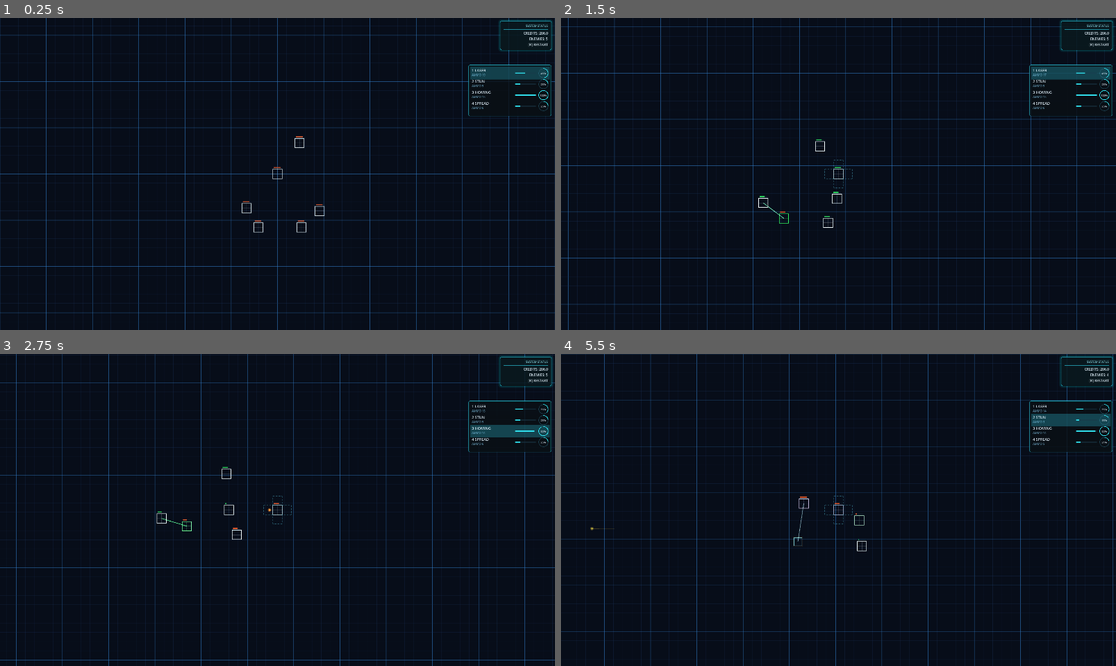
Above: before the commit, frames 1-4 (two rows, left to right).
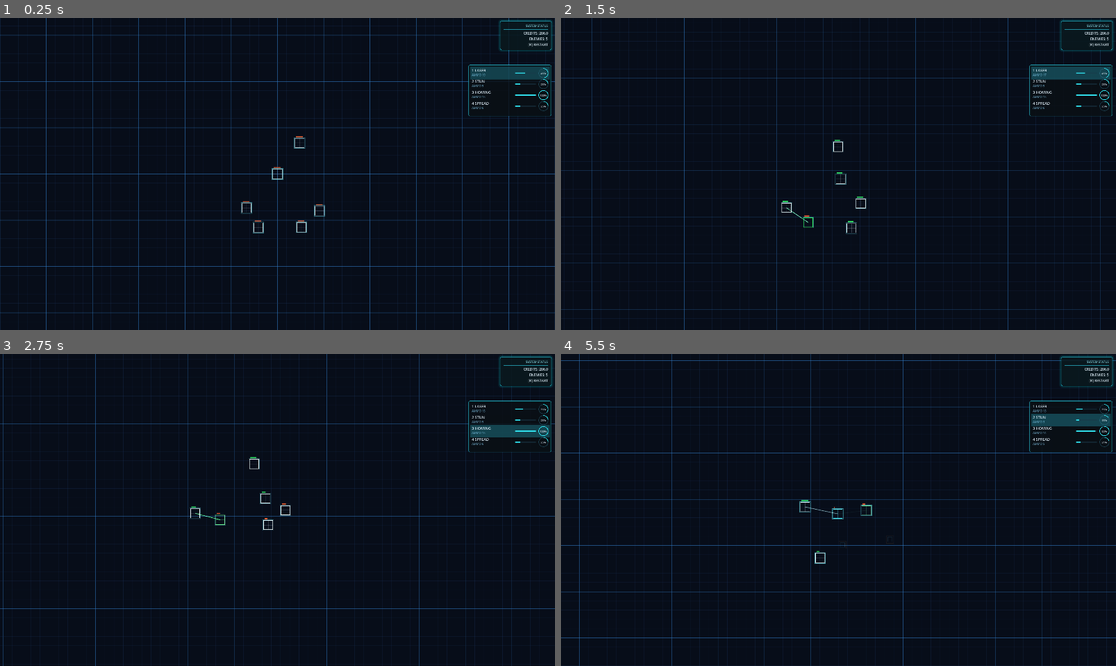
Above: after the commit, the same moments.

Repository: sudheej/neon.io
Game: Godot game, scene res://scenes/Main.tscn
Same seed, same stepped clock (60 frames per second), same inputs: the game is played once before the commit and once after it.
Inputs (mouse positions are in pixels of both pictures, inside the frame that each line leads up to):
- Up to frame 1 (0.25 s): no input
- Up to frame 2 (1.5 s): move the mouse to (960, 158) at 0.52 s; hold D (move_right) 0.53-1.28 s; hold E (expand_mode) 0.53-1.28 s; click (960, 158) at 0.8 s; move the mouse to (727, 189) at 1.27 s; hold S (move_down) from 1.28 s (still down); click (727, 189) at 1.35 s
- Up to frame 3 (2.75 s): tap [ (select_prev_slot) at 1.55 s; move the mouse to (333, 441) at 2.02 s; release S (move_down) at 2.03 s; hold D (move_right) from 2.03 s (still down); hold [ (select_prev_slot) from 2.03 s (still down); tap 3 (weapon_homing) at 2.3 s
- Up to frame 4 (5.5 s): move the mouse to (810, 572) at 2.77 s; release D (move_right) at 2.78 s; release [ (select_prev_slot) at 2.78 s; hold W (move_up) 2.78-3.53 s; tap 3 (weapon_homing) at 2.85 s; tap 1 (weapon_laser) at 3.05 s; move the mouse to (1005, 556) at 3.52 s; hold 1 (weapon_laser) 3.53-4.28 s; hold A (move_left) 3.53-5.03 s; tap 4 (weapon_spread) at 3.8, 4.35 s; move the mouse to (672, 463) at 4.27 s; tap 2 (weapon_stun) at 4.55 s; move the mouse to (866, 510) at 5.02 s; hold S (move_down) from 5.03 s (still down); hold 2 (weapon_stun) from 5.03 s (still down); tap Shift at 5.3 s

The runs differ from the first frame. In frame 1, 0.1% of the frame differs, in the area x 43-59%, y 38-70%; in frame 2, 5.9%, in the area x 0-100%, y 0-100%; in frame 3, 4.4%; in frame 4, 5.8%.

Commit message:
Expansion v1

Diff:
--- a/src/domain/commands/Command.gd
+++ b/src/domain/commands/Command.gd
@@ -5,6 +5,8 @@
 	MOVE,
 	TOGGLE_EXPAND,
 	PLACE_CELL,
+	SET_EXPAND_HOLD,
+	EXPAND_DIRECTION,
 	SELECT_WEAPON,
 	SELECT_NEXT_SLOT,
 	SELECT_PREV_SLOT,
@@ -34,6 +36,20 @@
 	cmd.type = Type.PLACE_CELL
 	cmd.actor_id = actor
 	cmd.payload = {"grid_pos": grid_pos}
+	return cmd
+
+static func set_expand_hold(actor: String, enabled: bool) -> GameCommand:
+	var cmd = (load("res://src/domain/commands/Command.gd") as Script).new()
+	cmd.type = Type.SET_EXPAND_HOLD
+	cmd.actor_id = actor
+	cmd.payload = {"enabled": enabled}
+	return cmd
+
+static func expand_direction(actor: String, dir: Vector2i) -> GameCommand:
+	var cmd = (load("res://src/domain/commands/Command.gd") as Script).new()
+	cmd.type = Type.EXPAND_DIRECTION
+	cmd.actor_id = actor
+	cmd.payload = {"dir": dir}
 	return cmd
 
 static func select_weapon(actor: String, weapon_type: int) -> GameCommand:
--- a/src/domain/world/GameWorld.gd
+++ b/src/domain/world/GameWorld.gd
@@ -73,6 +73,14 @@
 				var grid_pos = command.payload.get("grid_pos", null)
 				if grid_pos != null:
 					actor.try_place_cell(grid_pos)
+		GameCommand.Type.SET_EXPAND_HOLD:
+			if actor != null and actor.has_method("set_expand_hold"):
+				var enabled = bool(command.payload.get("enabled", false))
+				actor.set_expand_hold(enabled)
+		GameCommand.Type.EXPAND_DIRECTION:
+			if actor != null and actor.has_method("try_expand_direction"):
+				var dir = command.payload.get("dir", Vector2i.ZERO)
+				actor.try_expand_direction(dir)
 		GameCommand.Type.SELECT_WEAPON:
 			if actor != null and actor.has_method("select_weapon_and_buy"):
 				var weapon_type = int(command.payload.get("weapon_type", 0))
--- a/src/input/HumanInputSource.gd
+++ b/src/input/HumanInputSource.gd
@@ -7,6 +7,7 @@
 @export var actor_path: NodePath
 
 var _actor: Node = null
+var _expand_hold: bool = false
 
 func _ready() -> void:
 	super._ready()
@@ -19,13 +20,16 @@
 		_resolve_actor()
 
 func _physics_process(_delta: float) -> void:
+	_update_expand_hold()
+	if _expand_hold:
+		_emit_expand_direction()
 	var move = _get_move_vector()
+	if _expand_hold:
+		move = Vector2.ZERO
 	if move.length() > 0.0 or _actor != null:
 		emit_command(GameCommand.move(actor_id, move))
 
 func _unhandled_input(event: InputEvent) -> void:
-	if event.is_action_pressed("expand_mode"):
-		emit_command(GameCommand.toggle_expand(actor_id))
 	if event.is_action_pressed("select_next_slot"):
 		emit_command(GameCommand.select_next_slot(actor_id))
 	if event.is_action_pressed("select_prev_slot"):
@@ -42,12 +46,6 @@
 		emit_command(GameCommand.select_weapon(actor_id, WeaponSlot.WeaponType.SPREAD))
 	if event.is_action_pressed("restart_game"):
 		emit_command(GameCommand.restart(actor_id))
-
-	if event.is_action_pressed("expand_place"):
-		if _actor != null and _actor.get("expand_mode"):
-			var grid_pos = _get_mouse_grid_pos()
-			if grid_pos != null:
-				emit_command(GameCommand.place_cell(actor_id, grid_pos))
 
 func _get_move_vector() -> Vector2:
 	var x = Input.get_action_strength("move_right") - Input.get_action_strength("move_left")
@@ -69,3 +67,20 @@
 		return null
 	var local = _actor.to_local(_actor.get_global_mouse_position())
 	return _actor.local_to_grid(local)
+
+func _update_expand_hold() -> void:
+	var holding = Input.is_key_pressed(KEY_SHIFT)
+	if holding == _expand_hold:
+		return
+	_expand_hold = holding
+	emit_command(GameCommand.set_expand_hold(actor_id, _expand_hold))
+
+func _emit_expand_direction() -> void:
+	if Input.is_action_just_pressed("move_up"):
+		emit_command(GameCommand.expand_direction(actor_id, Vector2i.UP))
+	if Input.is_action_just_pressed("move_down"):
+		emit_command(GameCommand.expand_direction(actor_id, Vector2i.DOWN))
+	if Input.is_action_just_pressed("move_left"):
+		emit_command(GameCommand.expand_direction(actor_id, Vector2i.LEFT))
+	if Input.is_action_just_pressed("move_right"):
+		emit_command(GameCommand.expand_direction(actor_id, Vector2i.RIGHT))
--- a/src/presentation/player/Player.gd
+++ b/src/presentation/player/Player.gd
@@ -7,8 +7,10 @@
 
 const MOVE_SPEED: float = 180.0
 const ACCEL: float = 12.0
-const EXPAND_COST: float = 6.0
+const EXPAND_COST: float = 50.0
 const HUMAN_DAMAGE_MULTIPLIER: float = 0.6
+const ARMOR_REDUCTION_PER_CELL: float = 0.04
+const ARMOR_REDUCTION_MAX: float = 0.4
 const SPAWN_DURATION: float = 0.35
 const DEATH_DURATION: float = 0.45
 const COLLISION_PUSH_SCALE: float = 0.5
@@ -16,8 +18,10 @@
 var velocity: Vector2 = Vector2.ZERO
 var xp: float = 300.0
 var expand_mode: bool = false
+var expand_hold: bool = false
 var show_range: bool = false
 var range_phase: float = 0.0
+var active_pulse_phase: float = 0.0
 var is_ai: bool = false
 var input_enabled: bool = true
 var actor_id: String = ""
@@ -76,6 +80,7 @@
 		_spawn_pulse()
 		pulse_timer = randf_range(0.15, 0.35)
 	range_phase = fmod(range_phase + delta * 0.6, TAU)
+	active_pulse_phase = fmod(active_pulse_phase + delta * 3.8, TAU)
 	if stun_time > 0.0:
 		stun_time = maxf(stun_time - delta, 0.0)
 	if damage_flash > 0.0:
@@ -200,6 +205,30 @@
 	expand_command = expand_mode
 	queue_redraw()
 
+func set_expand_hold(enabled: bool) -> void:
+	expand_hold = enabled
+	queue_redraw()
+
+func try_expand_direction(dir: Vector2i) -> void:
+	if dir == Vector2i.ZERO:
+		return
+	if shape == null:
+		return
+	var base = weapon_system.get_armed_cell()
+	if not shape.cells.has(base):
+		return
+	var target = base + dir
+	if shape.cells.has(target):
+		_set_active_cell(target)
+		return
+	if xp < EXPAND_COST:
+		return
+	if shape.add_cell(target):
+		xp -= EXPAND_COST
+		weapon_system.on_shape_changed()
+		_set_active_cell(target)
+		queue_redraw()
+
 func try_place_cell(grid_pos: Vector2i) -> void:
 	place_command = grid_pos
 	_try_place_cell(grid_pos)
@@ -228,6 +257,11 @@
 func apply_damage(amount: float, stun_duration: float, source: Node = null, weapon_type: int = -1) -> void:
 	if not is_ai:
 		amount *= HUMAN_DAMAGE_MULTIPLIER
+	var armor_cells = 0
+	if shape != null:
+		armor_cells = max(0, shape.cells.size() - 1)
+	var armor_reduction = clampf(armor_cells * ARMOR_REDUCTION_PER_CELL, 0.0, ARMOR_REDUCTION_MAX)
+	amount *= (1.0 - armor_reduction)
 	health -= amount
 	regen_timer = regen_delay
 	if stun_duration > 0.0:
@@ -245,6 +279,25 @@
 func local_to_grid(v: Vector2) -> Vector2i:
 	return shape.local_to_grid(v)
 
+func get_active_cell_grid_pos() -> Vector2i:
+	return weapon_system.get_armed_cell()
+
+func get_active_cell_world_pos() -> Vector2:
+	if shape == null:
+		return global_position
+	var active = weapon_system.get_armed_cell()
+	if not shape.cells.has(active):
+		return global_position
+	return global_position + shape.grid_to_local(active)
+
+func _set_active_cell(grid_pos: Vector2i) -> void:
+	if shape == null:
+		return
+	if not shape.cells.has(grid_pos):
+		return
+	weapon_system.set_armed_cell(grid_pos)
+	queue_redraw()
+
 func _try_place_cell(grid_pos: Vector2i) -> void:
 	if xp < EXPAND_COST:
 		return
@@ -254,20 +307,19 @@
 	if shape.add_cell(grid_pos):
 		xp -= EXPAND_COST
 		weapon_system.on_shape_changed()
+		_set_active_cell(grid_pos)
 		queue_redraw()
 
 func _get_valid_expand_cells() -> Array[Vector2i]:
 	var valid: Array[Vector2i] = []
-	var seen: Dictionary = {}
-	for cell in shape.cells.keys():
-		for dir in PlayerShapeScript.DIRS:
-			var neighbor = cell + dir
-			if shape.cells.has(neighbor):
-				continue
-			if seen.has(neighbor):
-				continue
-			seen[neighbor] = true
-			valid.append(neighbor)
+	var active_cell = weapon_system.get_armed_cell()
+	if not shape.cells.has(active_cell):
+		return valid
+	for dir in PlayerShapeScript.DIRS:
+		var neighbor = active_cell + dir
+		if shape.cells.has(neighbor):
+			continue
+		valid.append(neighbor)
 	return valid
 
 func _draw() -> void:
@@ -275,7 +327,7 @@
 	_draw_spawn_fx()
 	_draw_cells()
 	_draw_repel_pulses()
-	if expand_mode:
+	if expand_hold:
 		_draw_expand_ghosts()
 	_draw_selected_slot_range()
 
@@ -288,6 +340,7 @@
 	var blink_outline := Color(damage_blink_color.r, damage_blink_color.g, damage_blink_color.b, 0.95)
 	var blink_inner := Color(damage_blink_color.r, damage_blink_color.g, damage_blink_color.b, 0.35)
 	var armed_cell: Vector2i = weapon_system.get_armed_cell()
+	var active_pulse = 0.5 + 0.5 * sin(active_pulse_phase)
 	for grid_pos in shape.cells.keys():
 		var local_pos = shape.grid_to_local(grid_pos)
 		var half = PlayerShapeScript.CELL_SIZE * 0.5
@@ -295,8 +348,11 @@
 		var border_color := outline_active if grid_pos == armed_cell else outline
 		if blink_active:
 			border_color = border_color.lerp(blink_outline, blink_strength)
-		var border_width := 2.0 if grid_pos == armed_cell else 1.2
+		var border_width := 1.6 if grid_pos == armed_cell else 1.2
 		draw_rect(rect, border_color, false, border_width)
+		if grid_pos == armed_cell:
+			var glow = Color(0.4, 0.95, 1.0, 0.32 + 0.28 * active_pulse)
+			draw_rect(rect.grow(2.5), glow, false, 1.2 + 0.9 * active_pulse)
 		var inner_color := inner
 		if blink_active:
 			inner_color = inner_color.lerp(blink_inner, blink_strength)
--- a/src/presentation/weapons/WeaponSystem.gd
+++ b/src/presentation/weapons/WeaponSystem.gd
@@ -23,6 +23,7 @@
 const SPREAD_PRIMARY_MULT: float = 0.75
 const SPREAD_SECONDARY_MULT: float = 0.5
 const SPREAD_RADIUS: float = 140.0
+const HOMING_MAX_ACTIVE_PER_CELL: int = 1
 
 var player: Node2D
 var shape: Node
@@ -31,8 +32,10 @@
 var selected_index: int = 0
 var slot_cooldowns: Dictionary = {}
 var slot_blocked: Dictionary = {}
+var slot_targets: Dictionary = {}
 var armed_cell: Vector2i = Vector2i.ZERO
 var has_armed_cell: bool = false
+var selected_weapon_type: int = WeaponSlot.WeaponType.LASER
 var weapon_costs: Dictionary = {
 	WeaponSlot.WeaponType.LASER: 0.0,
 	WeaponSlot.WeaponType.STUN: STUN_COST,
@@ -58,6 +61,7 @@
 	player = get_parent() as Node2D
 	shape = player.get_node_or_null("PlayerShape")
 	_rebuild_slots()
+	_apply_weapon_to_all_slots(selected_weapon_type)
 	_auto_buy_starting_pack(WeaponSlot.WeaponType.STUN)
 	_auto_buy_starting_pack(WeaponSlot.WeaponType.SPREAD)
 
@@ -65,16 +69,17 @@
 	slots.clear()
 	slot_cooldowns.clear()
 	slot_blocked.clear()
+	slot_targets.clear()
 	if shape == null:
 		return
 	for grid_pos in shape.cells.keys():
 		var slot_data: Dictionary = shape.cells[grid_pos]["slots"]
-		for dir in PlayerShapeScript.DIRS:
-			var weapon_type = slot_data[dir]["weapon"]
-			var slot = WeaponSlot.new(grid_pos, dir, weapon_type)
-			slots.append(slot)
-			slot_cooldowns[slot] = 0.0
-			slot_blocked[slot] = false
+		var dir = PlayerShapeScript.DIRS[0]
+		var weapon_type = slot_data.get(dir, {"weapon": selected_weapon_type}).get("weapon", selected_weapon_type)
+		var slot = WeaponSlot.new(grid_pos, dir, weapon_type)
+		slots.append(slot)
+		slot_cooldowns[slot] = 0.0
+		slot_blocked[slot] = false
 	_set_default_armed_cell()
 	_sync_selection_to_armed_cell()
 
@@ -87,11 +92,15 @@
 	if slots.is_empty():
 		return
 	selected_index = (selected_index + 1) % slots.size()
+	armed_cell = slots[selected_index].grid_pos
+	has_armed_cell = true
 
 func select_prev_slot() -> void:
 	if slots.is_empty():
 		return
 	selected_index = (selected_index - 1 + slots.size()) % slots.size()
+	armed_cell = slots[selected_index].grid_pos
+	has_armed_cell = true
 
 func get_selected_slot():
 	if slots.is_empty():
@@ -99,10 +108,7 @@
 	return slots[selected_index]
 
 func get_selected_weapon_type() -> int:
-	var slot = get_selected_slot()
-	if slot == null:
-		return WeaponSlot.WeaponType.LASER
-	return slot.weapon_type
+	return selected_weapon_type
 
 func get_weapon_cost(weapon_type: int) -> float:
 	return weapon_costs.get(weapon_type, 0.0)
@@ -166,7 +172,7 @@
 	var slot = get_selected_slot()
 	if slot == null:
 		return false
-	if slot.weapon_type == weapon_type:
+	if selected_weapon_type == weapon_type:
 		return true
 	var cost = get_weapon_cost(weapon_type)
 	if cost > 0.0:
@@ -174,7 +180,8 @@
 			return false
 		if not player.spend_xp(cost):
 			return false
-	_set_slot_weapon(slot, weapon_type)
+	selected_weapon_type = weapon_type
+	_apply_weapon_to_all_slots(weapon_type)
 	return true
 
 func select_weapon_and_buy(weapon_type: int) -> void:
@@ -184,7 +191,8 @@
 	var pack_cost = get_weapon_pack_cost(weapon_type)
 	var pack_amount = get_weapon_pack_ammo(weapon_type)
 	if get_weapon_ammo(weapon_type) > 0:
-		_set_slot_weapon(slot, weapon_type)
+		selected_weapon_type = weapon_type
+		_apply_weapon_to_all_slots(weapon_type)
 		return
 	if pack_cost <= 0.0 or pack_amount <= 0:
 		return
@@ -192,7 +200,8 @@
 		return
 	if player.spend_xp(pack_cost):
 		weapon_ammo[weapon_type] = get_weapon_ammo(weapon_type) + pack_amount
-		_set_slot_weapon(slot, weapon_type)
+		selected_weapon_type = weapon_type
+		_apply_weapon_to_all_slots(weapon_type)
 
 func set_armed_cell(grid_pos: Vector2i) -> void:
 	armed_cell = grid_pos
@@ -216,38 +225,114 @@
 func process_weapons(delta: float, enemies: Array[Node]) -> void:
 	if slots.is_empty() or shape == null:
 		return
-
-	var slot = get_selected_slot()
-	if slot == null:
-		return
-	slot_cooldowns[slot] = maxf(slot_cooldowns[slot] - delta, 0.0)
-	var origin = get_slot_world_origin(slot)
-	var blocked = false
-	slot_blocked[slot] = blocked
-	if blocked:
-		return
-	if slot_cooldowns[slot] > 0.0:
-		return
-	var weapon_type = slot.weapon_type
-	if weapon_type == WeaponSlot.WeaponType.HOMING:
-		if get_tree().get_nodes_in_group("homing_missiles").size() > 0:
-			return
-	if get_weapon_ammo(weapon_type) <= 0:
-		if auto_reload and _try_auto_reload(weapon_type):
-			pass
-		else:
-			return
-
-	var target = _find_target_in_range(origin, slot.range, enemies)
-	if target == null:
-		return
-
-	_fire_at_target(slot, origin, target, enemies)
-	_consume_ammo(weapon_type, 1)
-	slot_cooldowns[slot] = weapon_cooldowns.get(weapon_type, FIRE_COOLDOWN)
+	var used_targets: Dictionary = {}
+	for slot in slots:
+		slot_cooldowns[slot] = maxf(slot_cooldowns[slot] - delta, 0.0)
+		var origin = get_slot_world_origin(slot)
+		var blocked = false
+		slot_blocked[slot] = blocked
+		if blocked:
+			continue
+		if slot_cooldowns[slot] > 0.0:
+			continue
+		var weapon_type = selected_weapon_type
+		slot.weapon_type = weapon_type
+		if weapon_type == WeaponSlot.WeaponType.HOMING:
+			var max_active = max(1, slots.size() * HOMING_MAX_ACTIVE_PER_CELL)
+			if _count_homing_missiles_for_player() >= max_active:
+				continue
+		if get_weapon_ammo(weapon_type) <= 0:
+			if auto_reload and _try_auto_reload(weapon_type):
+				pass
+			else:
+				continue
+
+		var target = _find_target_for_slot(slot, origin, slot.range, enemies, used_targets)
+		if target == null:
+			continue
+		used_targets[target] = true
+		_fire_at_target(slot, origin, target, enemies)
+		_consume_ammo(weapon_type, 1)
+		slot_cooldowns[slot] = weapon_cooldowns.get(weapon_type, FIRE_COOLDOWN)
 
 func is_slot_blocked(slot) -> bool:
 	return slot_blocked.get(slot, false)
+
+func _apply_weapon_to_all_slots(weapon_type: int) -> void:
+	for slot in slots:
+		slot.weapon_type = weapon_type
+	if shape == null:
+		return
+	for grid_pos in shape.cells.keys():
+		var slot_data: Dictionary = shape.cells[grid_pos]["slots"]
+		for dir in PlayerShapeScript.DIRS:
+			if slot_data.has(dir):
+				slot_data[dir]["weapon"] = weapon_type
+
+func _find_target_for_slot(slot, origin: Vector2, max_range: float, enemies: Array[Node], used_targets: Dictionary) -> Node2D:
+	var in_range = _collect_enemies_in_range(origin, max_range, enemies)
+	if in_range.is_empty():
+		return null
+	var prev_target = slot_targets.get(slot, null)
+	if prev_target != null and is_instance_valid(prev_target) and in_range.has(prev_target):
+		var alternatives: Array[Node2D] = []
+		for enemy in in_range:
+			if used_targets.has(enemy):
+				continue
+			if enemy == prev_target:
+				continue
+			alternatives.append(enemy)
+		if not alternatives.is_empty():
+			var pick = _find_nearest_in_list(origin, alternatives)
+			slot_targets[slot] = pick
+			return pick
+		if not used_targets.has(prev_target):
+			slot_targets[slot] = prev_target
+			return prev_target
+	var available: Array[Node2D] = []
+	for enemy in in_range:
+		if used_targets.has(enemy):
+			continue
+		available.append(enemy)
+	if not available.is_empty():
+		var pick_any = _find_nearest_in_list(origin, available)
+		slot_targets[slot] = pick_any
+		return pick_any
+	var fallback = _find_nearest_in_list(origin, in_range)
+	slot_targets[slot] = fallback
+	return fallback
+
+func _collect_enemies_in_range(origin: Vector2, max_range: float, enemies: Array[Node]) -> Array[Node2D]:
+	var list: Array[Node2D] = []
+	for enemy in enemies:
+		var enemy_node = enemy as Node2D
+		if enemy_node == null:
+			continue
+		if origin.distance_to(enemy_node.global_position) <= max_range:
+			list.append(enemy_node)
+	return list
+
+func _find_nearest_in_list(origin: Vector2, enemies: Array[Node2D]) -> Node2D:
+	var best_dist = INF
+	var best_enemy: Node2D = null
+	for enemy in enemies:
+		var dist = origin.distance_to(enemy.global_position)
+		if dist <= best_dist:
+			best_dist = dist
+			best_enemy = enemy
+	return best_enemy
+
+func _count_homing_missiles_for_player() -> int:
+	if player == null or not is_instance_valid(player):
+		return 0
+	var count = 0
+	for missile in get_tree().get_nodes_in_group("homing_missiles"):
+		if missile == null:
+			continue
+		var source = missile.get("source")
+		if source == player:
+			count += 1
+	return count
 
 func _find_nearest_enemy_in_range(origin: Vector2, max_range: float, enemies: Array[Node]) -> Node2D:
 	var best_dist = max_range
@@ -375,8 +460,9 @@
 	if not shape.cells.has(slot.grid_pos):
 		return
 	var slot_data: Dictionary = shape.cells[slot.grid_pos]["slots"]
-	if slot_data.has(slot.dir):
-		slot_data[slot.dir]["weapon"] = weapon_type
+	for dir in PlayerShapeScript.DIRS:
+		if slot_data.has(dir):
+			slot_data[dir]["weapon"] = weapon_type
 
 func _consume_ammo(weapon_type: int, amount: int) -> void:
 	var current = get_weapon_ammo(weapon_type)
--- a/src/presentation/world/World.gd
+++ b/src/presentation/world/World.gd
@@ -16,6 +16,7 @@
 var game_over_pulse: float = 0.0
 var pending_hud_shot: bool = false
 var input_enabled: bool = true
+var camera_follow_speed: float = 6.0
 
 @onready var player = $Player
 @onready var enemies_root = $Enemies
@@ -45,7 +46,12 @@
 		return
 	if player == null or not is_instance_valid(player):
 		return
-	camera.global_position = player.global_position
+	var focus = player.global_position
+	if player.has_method("get_active_cell_world_pos"):
+		focus = player.get_active_cell_world_pos()
+	if camera != null:
+		var t = 1.0 - exp(-camera_follow_speed * delta)
+		camera.global_position = camera.global_position.lerp(focus, t)
 	elapsed += delta
 	var combatants: Array[Node] = _get_combatants()
 	_process_combatants(delta, combatants)
